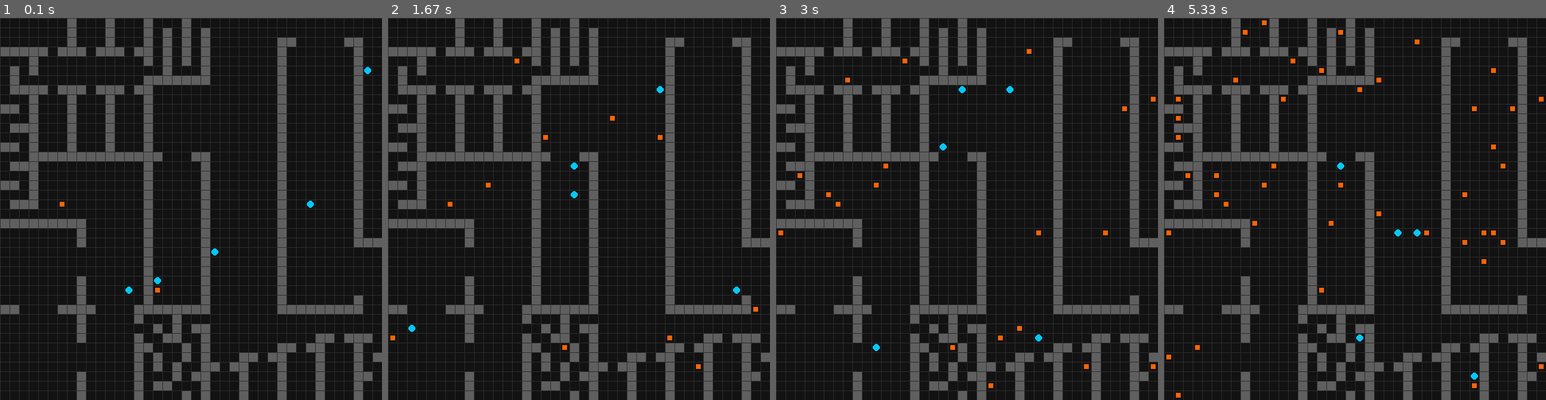
Above: before the commit, frames 1-4 (left to right).
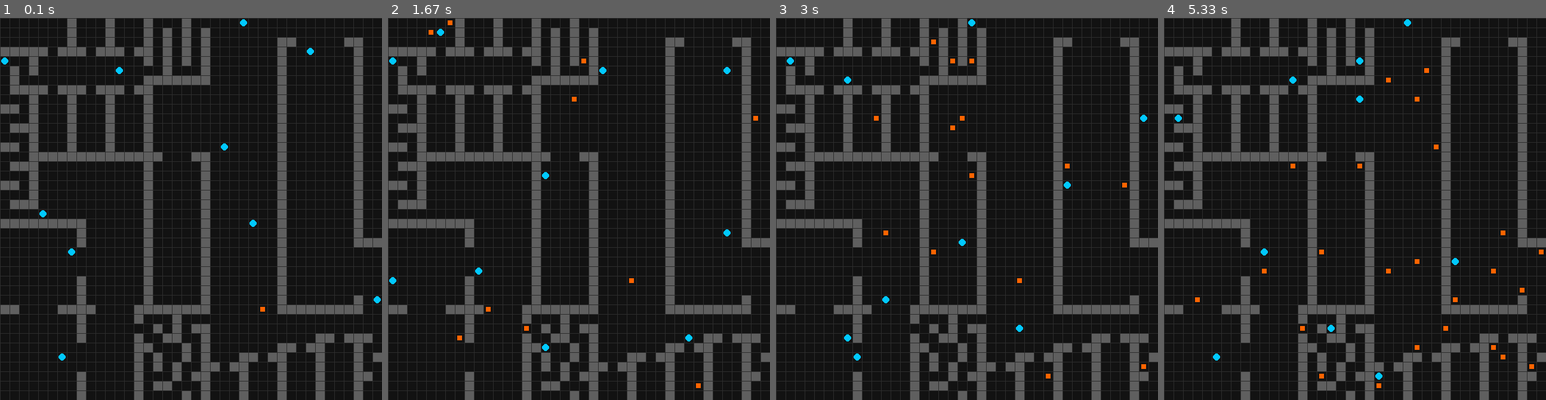
Above: after the commit, the same moments.

Repository: lvburik/TaskAssignmentSimulator
Game: pygame game, started from main.py
Same seed, same stepped clock (60 frames per second), same inputs: the game is played once before the commit and once after it.
Inputs:
- Up to frame 1 (0.1 s): no input
- Up to frame 2 (1.67 s): tap Enter at 0.33 s
- Up to frame 3 (3 s): tap Space at 1.67, 2.07, 2.37, 2.57, 2.9 s
- Up to frame 4 (5.33 s): tap Space at 3.2, 3.4, 3.7, 3.97, 4.3, 4.73, 5.13 s

The runs differ from the first frame. In frame 1, 0.4% of the frame differs, in the area x 0-100%, y 0-90%; in frame 2, 0.7%; in frame 3, 0.9%; in frame 4, 1.4%, in the area x 0-100%, y 0-100%.

Commit message:
CBBA seems to be working ok now, minor issues just like other methods

Diff:
--- a/main.py
+++ b/main.py
@@ -1,10 +1,10 @@
-number_of_agents = [5]
+number_of_agents = [10]
 planner_algorithm = ["AuctionPlanner"]
 pathfinding_algorithm = ["DoubleDijkstra"]
 world_map = ["Map14.png"]
-number_of_tasks = [100]
-Simulation_seeds = [1]
-simulation_timesteps = [100]
+number_of_tasks = [1000]
+Simulation_seeds = [3876428754]
+simulation_timesteps = [1000]
 
 visualization = True
 
--- a/planners/auction.py
+++ b/planners/auction.py
@@ -21,14 +21,18 @@
         self.current_queue = []
         self.current_goal = None
 
-
-
     def update_plan(self, observation: dict):
         self.agent_location = observation["agent_location"]
         self.world_map = observation["map"]
         self.agent_id = observation["agent_id"]
 
         incomplete_tasks = [task for task in observation["tasks"] if not task.completed]
+
+        self._process_received_messages()
+
+        self._remove_lost_tasks_from_queue()
+
+        self._clean_up_queue(incomplete_tasks)
 
         self._update_distance_to_first_task_in_queue()
 
@@ -39,11 +43,6 @@
         self._configure_bids(observation["time"])
 
         self._publish_bids()
-
-        self._process_received_messages()
-
-        self._clean_up_queue(incomplete_tasks)
-
         pass
 
     def act(self):
@@ -91,6 +90,14 @@
             #remove this task from the new_task_locations to avoid adding it again
             del new_task_locations[closest_goal]
 
+    def _remove_lost_tasks_from_queue(self):
+        # remove tasks that agent got outbid on from the queue
+        for ii, (task, distance) in enumerate(self.current_queue):
+            if self.task_bids.get(task.id) and self.task_bids[task.id][0] != self.agent_id:
+                #remove all tasks from the queue after this one, as they are no longer valid
+                self.current_queue = self.current_queue[:ii]
+                break  # Exit the loop after modifying the list
+
     def _insert_tasks_into_queue(self, uncompleted_tasks):
         new_task_locations = {task.location: task for task in uncompleted_tasks if task.id not in [t.id for t, _ in self.current_queue]}
         start_location = self.agent_location
@@ -104,7 +111,7 @@
                 canidate_task = new_task_locations[canidate_goal_location]
                 #check if a lower bid for the task already exists, if so, don't add it to the queue
 
-                if self.task_bids.get(canidate_task.id) and self.task_bids[canidate_task.id][1] < distance + 1:
+                if self.task_bids.get(canidate_task.id) and self.task_bids[canidate_task.id][1] < distance -1:
                     continue  # Skip adding this task to the queue
 
                 #insert task into the queue at the current position and remove all entries after it, as they are no longer valid
@@ -150,7 +157,7 @@
     def _publish_bid(self, task_id, bid_value):
         self.message_bus.publish(messages.Message(
             sender=self.agent_id,
-            topic="aucion",
+            topic="auction",
             payload={"type":"bid", "task_id": task_id, "agent_id": self.agent_id, "completion_time": bid_value}
         ))
 
@@ -170,7 +177,7 @@
             agent_id = bid_msg[3]["agent_id"]
             completion_time = bid_msg[3]["completion_time"]
 
-            if not self.task_bids[task_id]:
+            if not self.task_bids.get(task_id):
                 self.task_bids[task_id] = [agent_id, completion_time]
             else:
                 _, current_best_time = self.task_bids[task_id]
